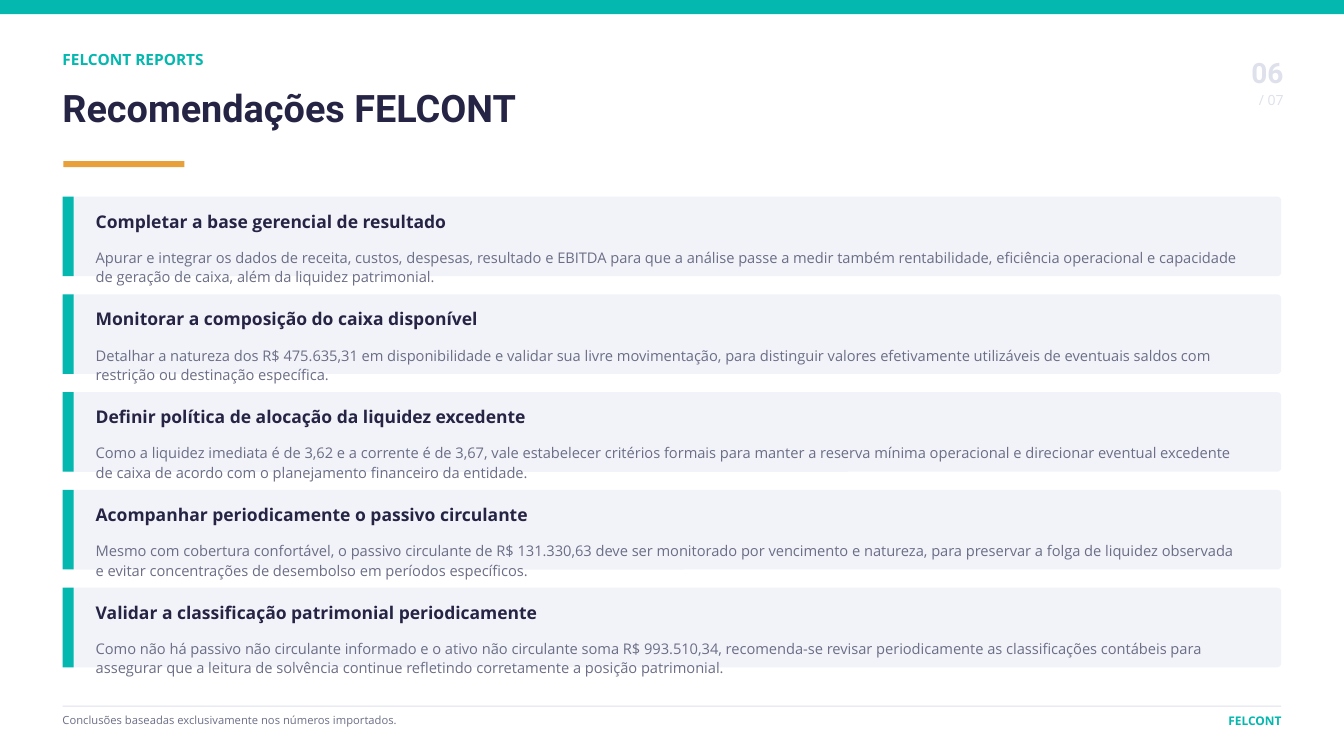
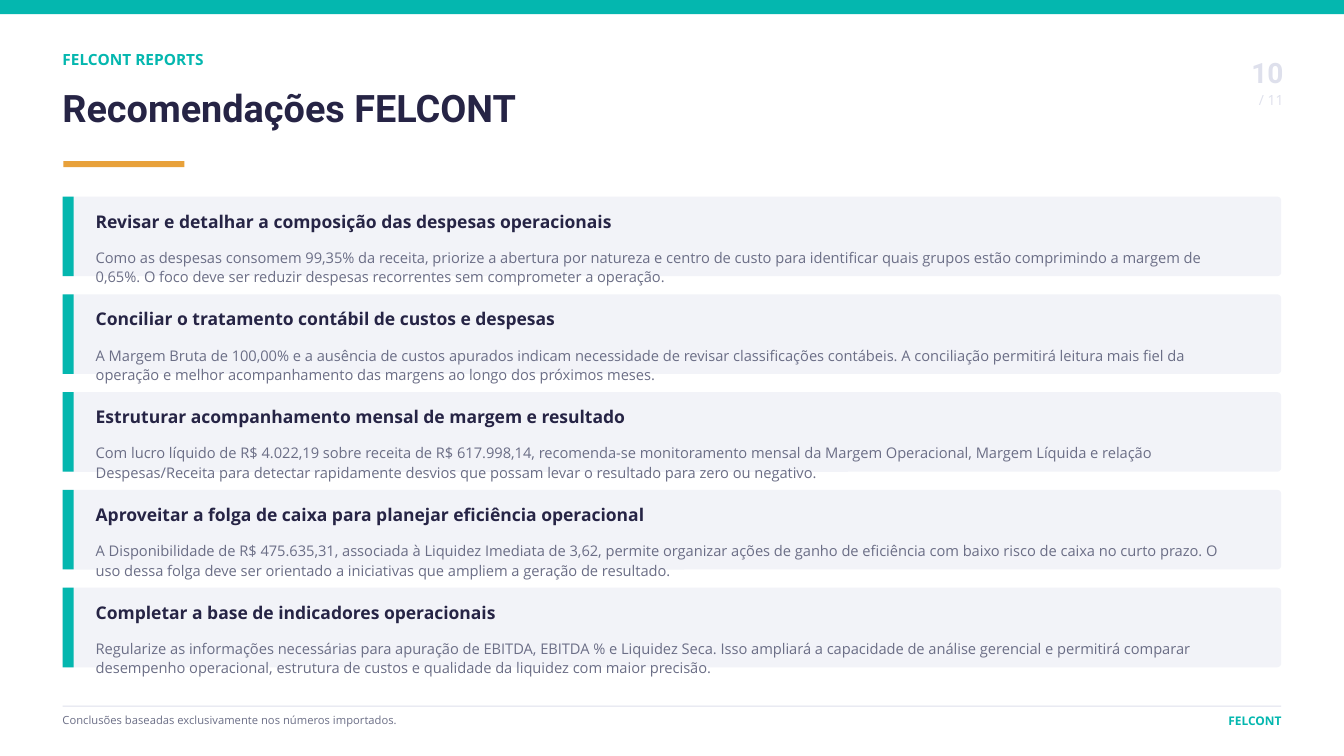
Before and after one commit to jacksoncontabil2024-alt/jackson2025515151, a slide deck: slide 10 of backend/generated/94dd99d3-2200-4734-b5f5-6138c1eede9f/FELCONT_Relatorio_Gerencial.pptx (slide 6 before the commit). Drawn at 1344x756 pixels with LibreOffice and Linux fonts; fonts in the diff are those of the drawing. Boxes give left, top, right and bottom in pixels: in the first picture for what was removed or moved away, otherwise in the second. Text is boxed around its words. In the diff, an @@ line names an element or a change of style, - is before the commit and + after.

```diff
--- a/backend/generated/94dd99d3-2200-4734-b5f5-6138c1eede9f/FELCONT_Relatorio_Gerencial.pptx
+++ b/backend/generated/94dd99d3-2200-4734-b5f5-6138c1eede9f/FELCONT_Relatorio_Gerencial.pptx
@@ text at <box>96,214,612,233</box>: text changed @@
-Completar a base gerencial de resultado
+Revisar e detalhar a composição das despesas operacionais
@@ text at <box>96,252,1201,286</box>: text changed @@
-Apurar e integrar os dados de receita, custos, despesas, resultado e EBITDA para que a análise passe a medir também rentabilidade, eficiência operacional e capacidade de geração de caixa, além da liquidez patrimonial.
+Como as despesas consomem 99,35% da receita, priorize a abertura por natureza e centro de custo para identificar quais grupos estão comprimindo a margem de 0,65%. O foco deve ser reduzir despesas recorrentes sem comprometer a operação.
@@ text at <box>96,311,554,330</box>: text changed @@
-Monitorar a composição do caixa disponível
+Conciliar o tratamento contábil de custos e despesas
@@ text at <box>96,350,1184,384</box>: text changed @@
-Detalhar a natureza dos R$ 475.635,31 em disponibilidade e validar sua livre movimentação, para distinguir valores efetivamente utilizáveis de eventuais saldos com restrição ou destinação específica.
+A Margem Bruta de 100,00% e a ausência de custos apurados indicam necessidade de revisar classificações contábeis. A conciliação permitirá leitura mais fiel da operação e melhor acompanhamento das margens ao longo dos próximos meses.
@@ text at <box>96,409,625,428</box>: text changed @@
-Definir política de alocação da liquidez excedente
+Estruturar acompanhamento mensal de margem e resultado
@@ text at <box>96,447,1152,482</box>: text changed @@
-Como a liquidez imediata é de 3,62 e a corrente é de 3,67, vale estabelecer critérios formais para manter a reserva mínima operacional e direcionar eventual excedente de caixa de acordo com o planejamento financeiro da entidade.
+Com lucro líquido de R$ 4.022,19 sobre receita de R$ 617.998,14, recomenda-se monitoramento mensal da Margem Operacional, Margem Líquida e relação Despesas/Receita para detectar rapidamente desvios que possam levar o resultado para zero ou negativo.
@@ text at <box>96,507,644,526</box>: text changed @@
-Acompanhar periodicamente o passivo circulante
+Aproveitar a folga de caixa para planejar eficiência operacional
@@ text at <box>96,545,1217,580</box>: text changed @@
-Mesmo com cobertura confortável, o passivo circulante de R$ 131.330,63 deve ser monitorado por vencimento e natureza, para preservar a folga de liquidez observada e evitar concentrações de desembolso em períodos específicos.
+A Disponibilidade de R$ 475.635,31, associada à Liquidez Imediata de 3,62, permite organizar ações de ganho de eficiência com baixo risco de caixa no curto prazo. O uso dessa folga deve ser orientado a iniciativas que ampliem a geração de resultado.
@@ text at <box>96,605,496,624</box>: text changed @@
-Validar a classificação patrimonial periodicamente
+Completar a base de indicadores operacionais
@@ text at <box>96,643,1190,677</box>: text changed @@
-Como não há passivo não circulante informado e o ativo não circulante soma R$ 993.510,34, recomenda-se revisar periodicamente as classificações contábeis para assegurar que a leitura de solvência continue refletindo corretamente a posição patrimonial.
+Regularize as informações necessárias para apuração de EBITDA, EBITDA % e Liquidez Seca. Isso ampliará a capacidade de análise gerencial e permitirá comparar desempenho operacional, estrutura de custos e qualidade da liquidez com maior precisão.
```
Also in this commit, not shown: 5 other slides changed, 5 slides added, 1 slide removed, 27 other files.
